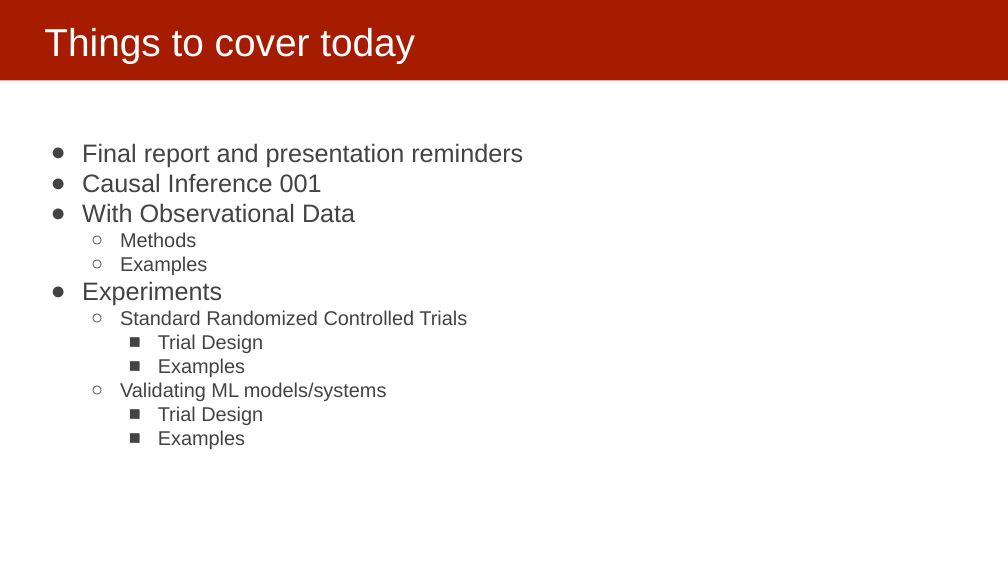
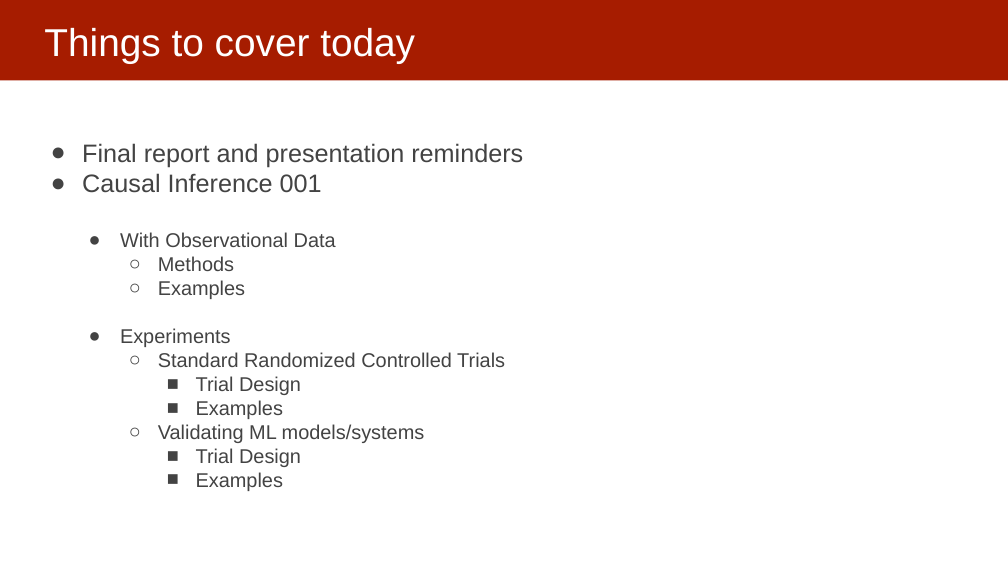
Before and after one commit to dssg/mlforpublicpolicylab, a slide deck: slide 2 of 14 - Causality and Field Validation/causal inference.pptx. Drawn at 1008x567 pixels with LibreOffice and Linux fonts; fonts in the diff are those of the drawing. Boxes give left, top, right and bottom in pixels: in the first picture for what was removed or moved away, otherwise in the second. Text is boxed around its words. In the diff, an @@ line names an element or a change of style, - is before the commit and + after.

```diff
--- a/14 - Causality and Field Validation/causal inference.pptx
+++ b/14 - Causality and Field Validation/causal inference.pptx
@@ text at [120,232,505,491]: size 24 to 19 pt in "With Observational Data", "Experiments"; list level 1 to 2 in "With Observational Data"; list level 2 to 3 in "Methods"; list level 2 to 3 in "Examples"; list level 1 to 2 in "Experiments"; list level 2 to 3 in "Standard Randomized Controlled Trials"; list level 3 to 4 in "Trial Design"; list level 3 to 4 in "Examples"; list level 2 to 3 in "Validating ML models/systems" @@
```
Also in this commit, not shown: 1 other slide changed.
